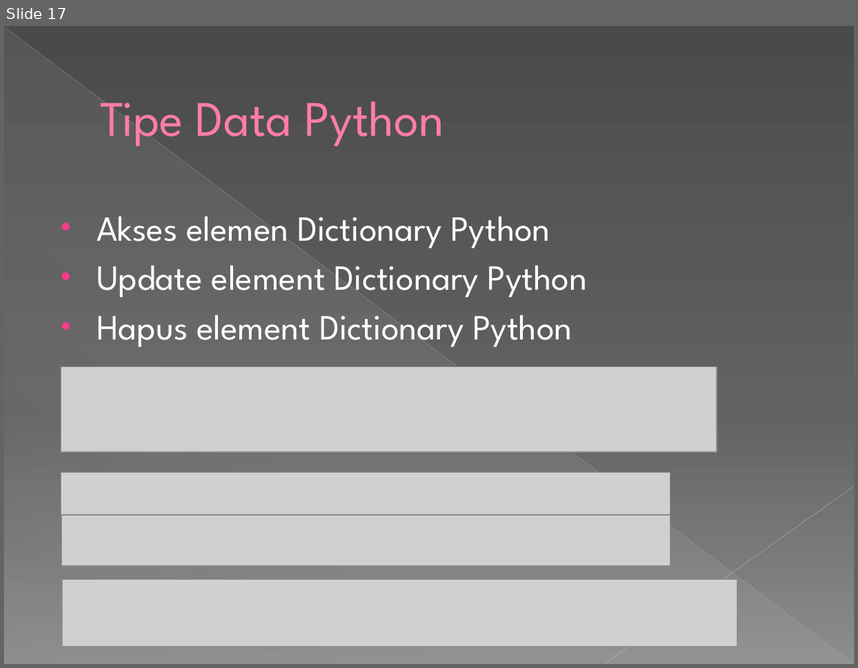
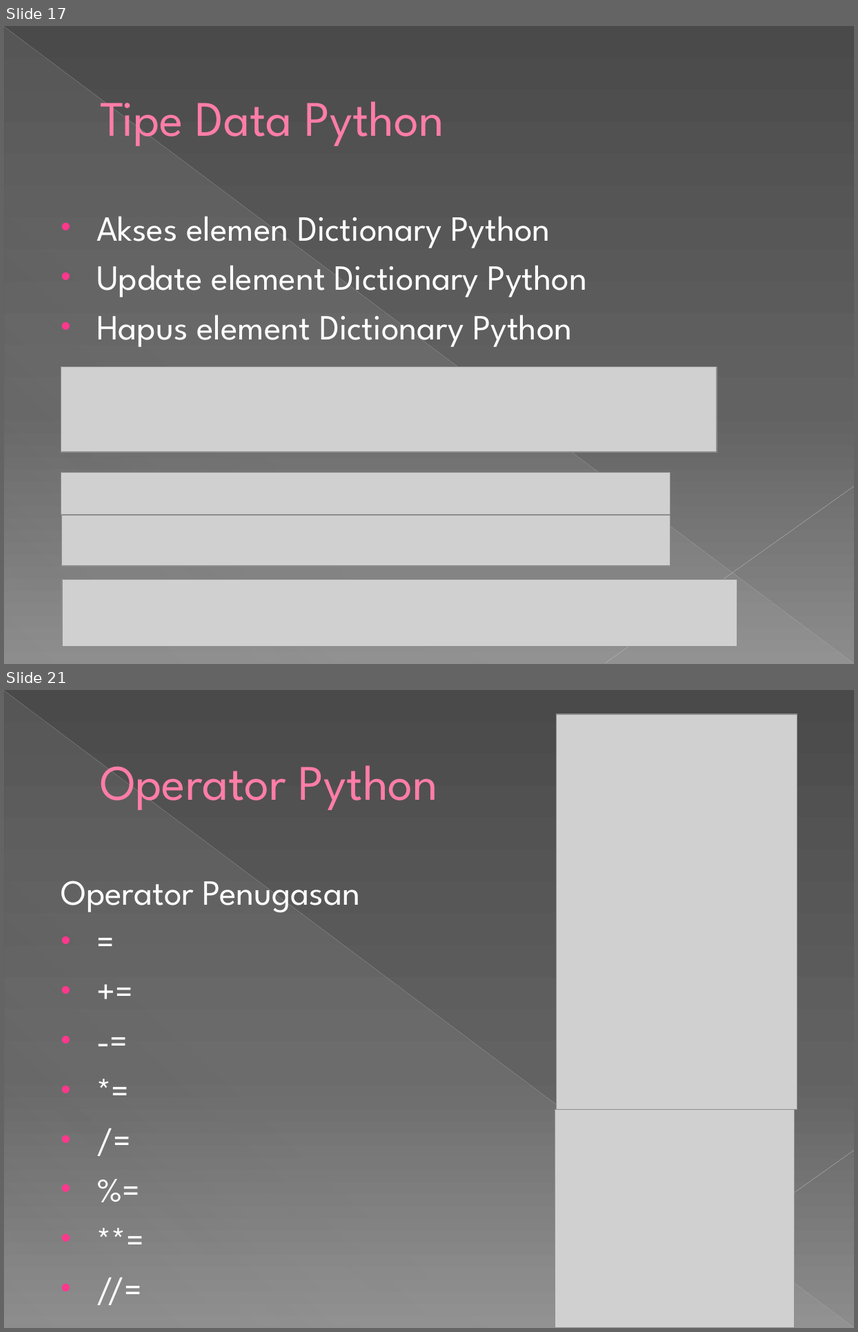
Before and after one commit to IrfanFadhilah48/Deep-Learning, a slide deck: DEEP LEARNING 1.pptx. Shown one above the other, each under a label of ours: slide 17 before the commit, slides 17 and 21 after it; the slides between them are not shown. The pictures are 858x668 and 858x1332 pixels, drawn with LibreOffice and Linux fonts; fonts in the diff are those of the drawing; grey boxes stand for pictures. Boxes give left, top, right and bottom in pixels: in the first picture for what was removed or moved away, otherwise in the second. Text is boxed around its words. In the diff, an @@ line names an element or a change of style, - is before the commit and + after.

```diff
--- a/DEEP LEARNING 1.pptx
+++ b/DEEP LEARNING 1.pptx
@@ slide 21 added at box(4, 690, 854, 1328), background gradient #4A4A4A to #626262 to #8C8C8C; not listed: 3 template elements that a slide beside it also shows @@
@@ picture added at box(557, 715, 797, 1110) @@
@@ title added at box(100, 765, 438, 810), 42 pt, text #FF7DA7 @@
+Operator Python
@@ text added at box(61, 880, 360, 912), 30 pt, text #FFFFFF @@
+Operator Penugasan
+• =
+• +=
+• -=
+• *=
+• /=
+• %=
+• **=
+• //=
@@ picture added at box(555, 1109, 795, 1328) @@
```
Also in this commit, not shown: 1 slide changed, 8 other slides added.
